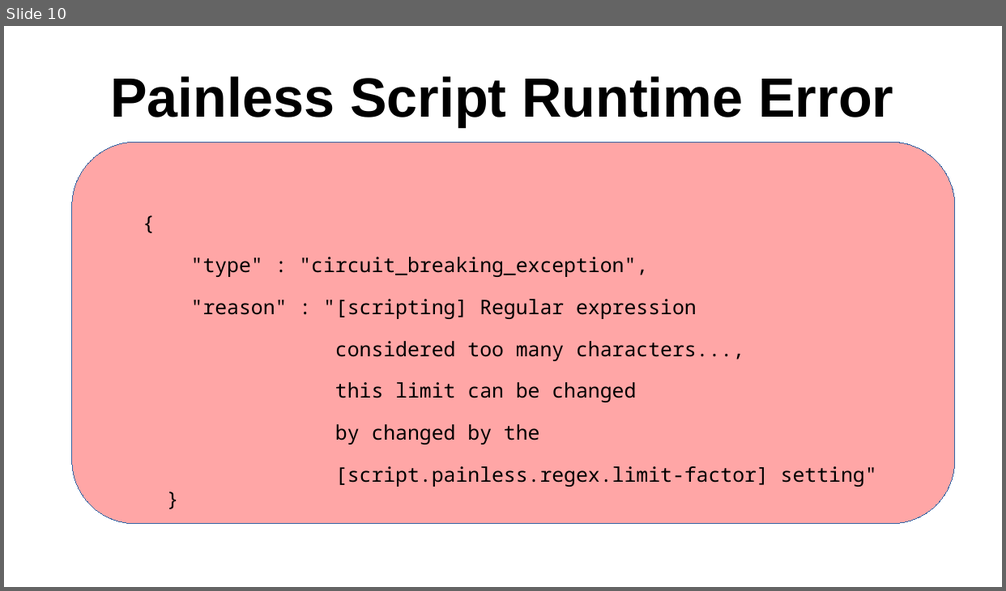
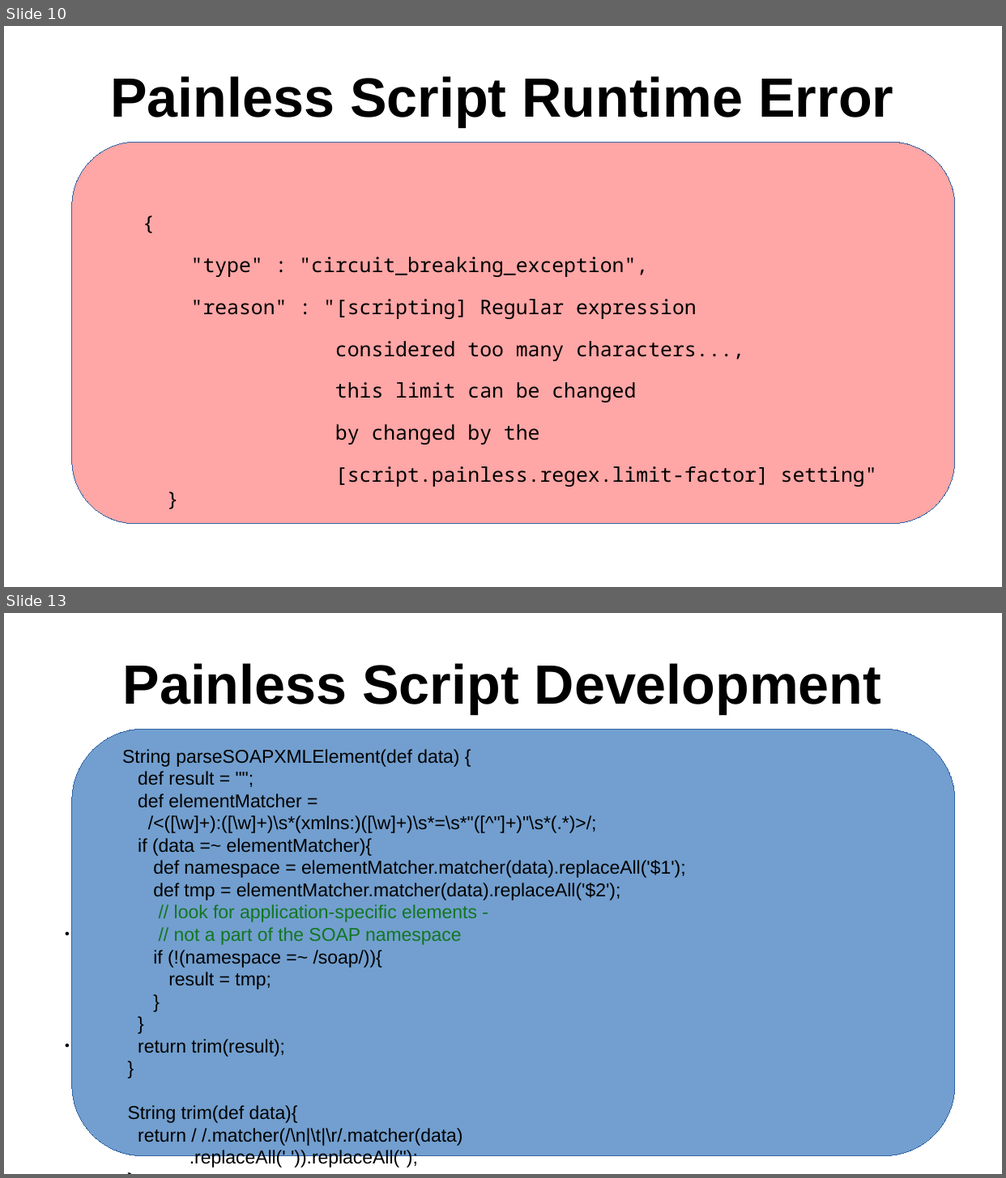
Before and after one commit to sergueik/springboot_study, a slide deck: basic-purejs-xml-parser/Painless Script for Ingesting SOAP Action from SOAP Payload.odp. Shown one above the other, each under a label of ours: slide 10 before the commit, slides 10 and 13 after it; the slides between them are not shown. The pictures are 1006x591 and 1006x1178 pixels, drawn with LibreOffice and Linux fonts; fonts in the diff are those of the drawing. Boxes give left, top, right and bottom in pixels: in the first picture for what was removed or moved away, otherwise in the second. Text is boxed around its words. In the diff, an @@ line names an element or a change of style, - is before the commit and + after.

```diff
--- a/basic-purejs-xml-parser/Painless Script for Ingesting SOAP Action from SOAP Payload.odp
+++ b/basic-purejs-xml-parser/Painless Script for Ingesting SOAP Action from SOAP Payload.odp
@@ slide 13 added at <box>4,613,1002,1174</box>, background #FFFFFF @@
@@ title added at <box>123,663,882,714</box>, 44 pt, text #000000, bold @@
+Painless Script Development
@@ rounded rectangle added at <box>72,729,955,1157</box>, fill #729FCF, outline #3465A4 0 pt @@
@@ text added at <box>122,749,686,1146</box>, 14.8 pt, text #000000 @@
+String parseSOAPXMLElement(def data) {
+def result = "";
+def elementMatcher =
+/<([\w]+):([\w]+)\s*(xmlns:)([\w]+)\s*=\s*"([^"]+)"\s*(.*)>/;
+if (data =~ elementMatcher){
+def namespace = elementMatcher.matcher(data).replaceAll('$1');
+def tmp = elementMatcher.matcher(data).replaceAll('$2');
+// look for application-specific elements -
+● // not a part of the SOAP namespace
+if (!(namespace =~ /soap/)){
+result = tmp;
+}
+}
+● return trim(result);
+}
+String trim(def data){
+return / /.matcher(/\n|\t|\r/.matcher(data)
+.replaceAll(' ')).replaceAll('');
+}
```
Also in this commit, not shown: 1 slide changed, 3 other slides added, 1 other file.
